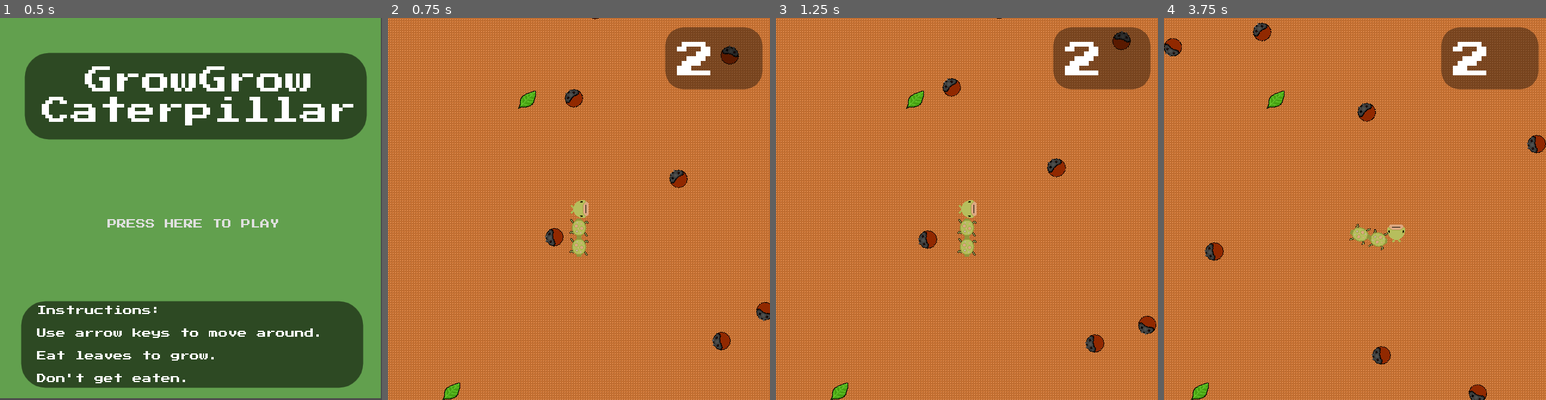
Above: before the commit, frames 1-4 (left to right).
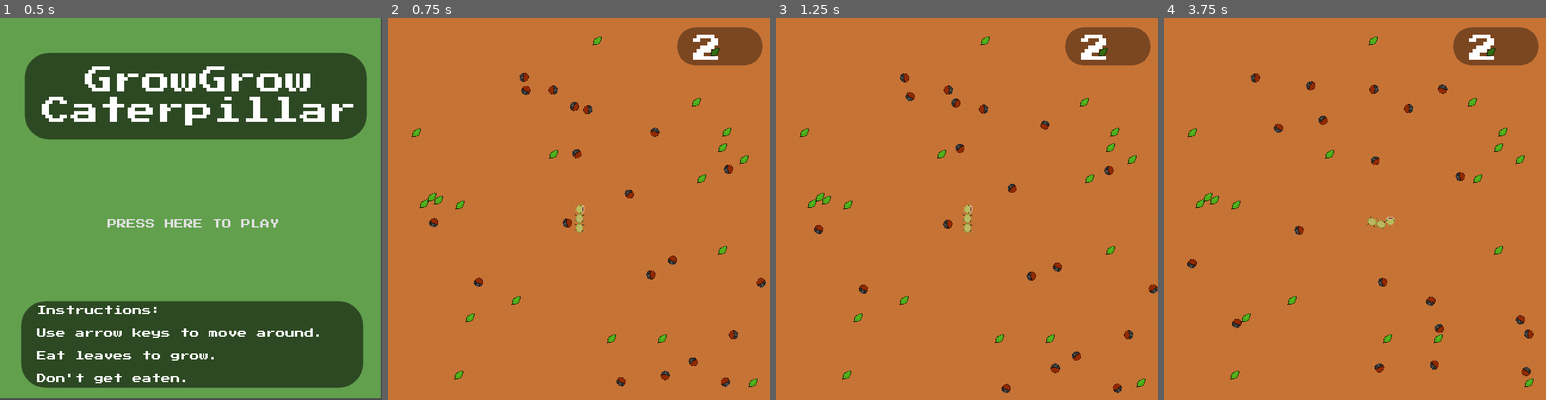
Above: after the commit, the same moments.

Repository: thatnick/grow-grow
Game: Godot game, scene res://scenes/Start.tscn
The game is run twice, just before and just after one commit, with the same random seed, the same clock (stepped at 60 frames per second) and the same inputs.
Inputs:
- Up to frame 1 (0.5 s): no input
- Up to frame 2 (0.75 s): click "PRESS HERE TO PLAY" at 0.5 s
- Up to frame 3 (1.25 s): no input
- Up to frame 4 (3.75 s): hold Right (ui_right) 1.28-2.03 s; hold Down (ui_down) 2.03-2.78 s; hold Right (ui_right) 2.78-3.53 s; hold Up (ui_up) from 3.53 s (still down)

Frame 1 is identical in both runs. In frame 2, 29% of the frame differs, in the area x 0-100%, y 0-100%; in frame 3, 29%; in frame 4, 29%.

Commit message:
Zoom camera out and reduce size of HUD score

Diff:
--- a/project.godot
+++ b/project.godot
@@ -21,6 +21,8 @@
 
 window/size/width=640
 window/size/height=640
+window/size/test_width=640
+window/size/test_height=640
 
 [global]
 
--- a/scenes/Camera.tscn
+++ b/scenes/Camera.tscn
@@ -2,6 +2,7 @@
 
 [node name="Camera2D" type="Camera2D"]
 current = true
+zoom = Vector2( 2, 2 )
 limit_left = -200
 limit_top = -200
 limit_right = 1024
--- a/scenes/HUD.tscn
+++ b/scenes/HUD.tscn
@@ -11,27 +11,27 @@
 corner_radius_bottom_left = 30
 
 [sub_resource type="DynamicFont" id=2]
-size = 64
+size = 48
 font_data = ExtResource( 1 )
 
 [node name="HUD" type="CanvasLayer"]
 script = ExtResource( 2 )
 
 [node name="Panel" type="Panel" parent="."]
-margin_left = 465.0
+margin_left = 485.0
 margin_top = 16.0
 margin_right = 627.0
-margin_bottom = 119.0
+margin_bottom = 79.0
 custom_styles/panel = SubResource( 1 )
 __meta__ = {
 "_edit_use_anchors_": false
 }
 
 [node name="Tails" type="Label" parent="."]
-margin_left = 484.331
-margin_top = 40.087
-margin_right = 612.331
-margin_bottom = 104.087
+margin_left = 510.969
+margin_top = 28.0135
+margin_right = 606.969
+margin_bottom = 76.0135
 custom_fonts/font = SubResource( 2 )
 text = "##"
 __meta__ = {
